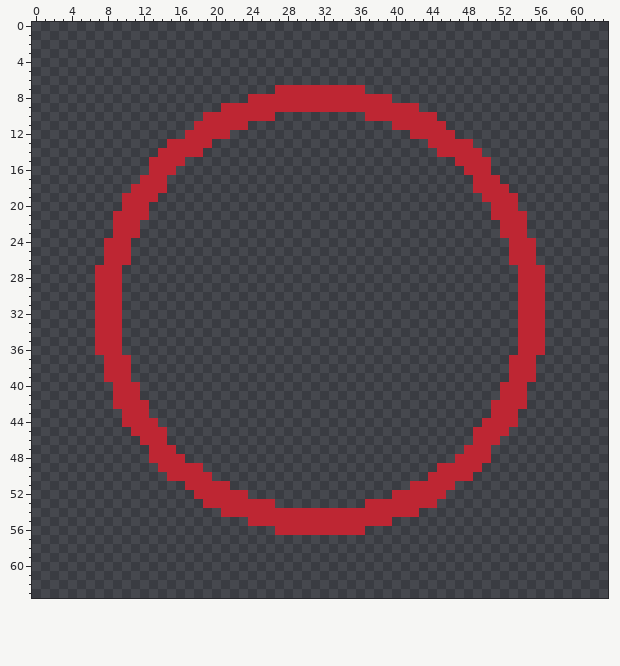
Pixel-art file: Assets/Sprites/UI/Indicator.aseprite. The picture above is the old version.
64x64 pixels, 1 frame.
After the commit:
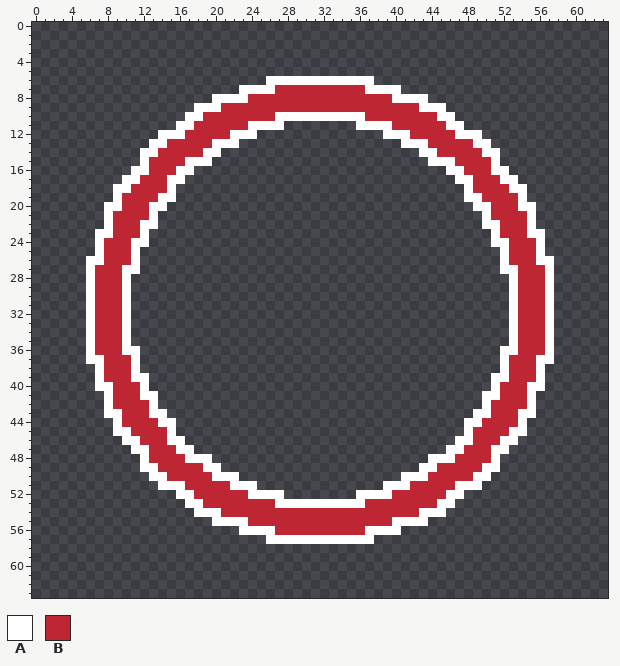
Palette (. is transparent): A #ffffff  B #be2633
The exact change:
Colour A now appears in row 6 at x 26 to 37; in row 7 at x 23 to 26 and 37 to 40; in row 8 at x 20 to 23 and 40 to 43; in row 9 at x 18 to 20 and 43 to 45; in row 10 at x 17 to 18, 27 to 36 and 45 to 46; in row 11 at x 16 to 17, 24 to 27, 36 to 39 and 46 to 47.
Colour A now appears in row 12 at x 14 to 16, 22 to 24, 39 to 41 and 47 to 49; in row 13 at x 13 to 14, 20 to 22, 41 to 43 and 49 to 50; in row 14 at x 12 to 13, 19 to 20, 43 to 44 and 50 to 51; in row 15 at x 12, 17 to 19, 44 to 46 and 51; in row 16 at x 11 to 12, 16 to 17, 46 to 47 and 51 to 52; in row 17 at x 10 to 11, 15 to 16, 47 to 48 and 52 to 53.
Colour A now appears in row 18 at x 9 to 10, 15, 48 and 53 to 54; in row 19 at x 9, 14 to 15, 48 to 49 and 54; in row 20 at x 8 to 9, 13 to 14, 49 to 50 and 54 to 55; in row 21 at x 8, 13, 50 and 55; in row 22 at x 8, 12 to 13, 50 to 51 and 55; in row 23 at x 7 to 8, 12, 51 and 55 to 56.
Colour A now appears in row 24 at x 7, 11 to 12, 51 to 52 and 56; in row 25 at x 7, 11, 52 and 56; in row 26 at x 6 to 7, 11, 52 and 56 to 57; in row 27 at x 6, 10 to 11, 52 to 53 and 57; in rows 28 to 35 at x 6, 10, 53 and 57; in row 36 at x 6, 10 to 11, 52 to 53 and 57.
Colour A now appears in row 37 at x 6 to 7, 11, 52 and 56 to 57; in row 38 at x 7, 11, 52 and 56; in row 39 at x 7, 11 to 12, 51 to 52 and 56; in row 40 at x 7 to 8, 12, 51 and 55 to 56; in row 41 at x 8, 12 to 13, 50 to 51 and 55; in row 42 at x 8, 13, 50 and 55.
Colour A now appears in row 43 at x 8 to 9, 13 to 14, 49 to 50 and 54 to 55; in row 44 at x 9, 14 to 15, 48 to 49 and 54; in row 45 at x 9 to 10, 15, 48 and 53 to 54; in row 46 at x 10 to 11, 15 to 16, 47 to 48 and 52 to 53; in row 47 at x 11 to 12, 16 to 17, 46 to 47 and 51 to 52; in row 48 at x 12, 17 to 19, 44 to 46 and 51.
Colour A now appears in row 49 at x 12 to 13, 19 to 20, 43 to 44 and 50 to 51; in row 50 at x 13 to 14, 20 to 22, 41 to 43 and 49 to 50; in row 51 at x 14 to 16, 22 to 24, 39 to 41 and 47 to 49; in row 52 at x 16 to 17, 24 to 27, 36 to 39 and 46 to 47; in row 53 at x 17 to 18, 27 to 36 and 45 to 46; in row 54 at x 18 to 20 and 43 to 45.
Colour A now appears in row 55 at x 20 to 23 and 40 to 43; in row 56 at x 23 to 26 and 37 to 40; in row 57 at x 26 to 37.
